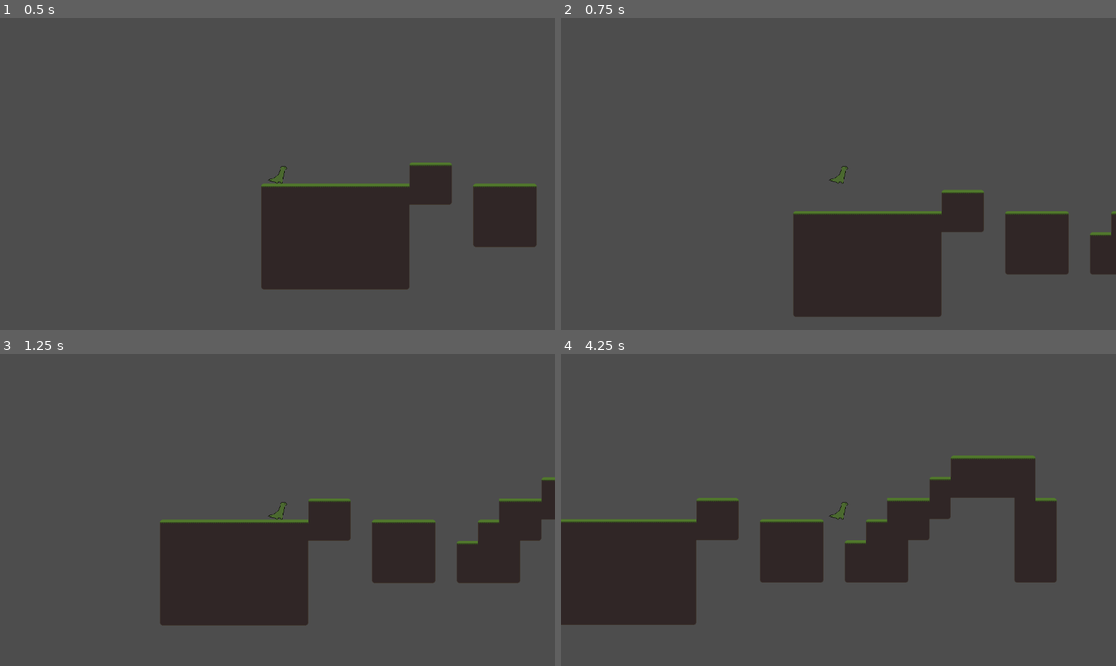
Above: before the commit, frames 1-4 (two rows, left to right).
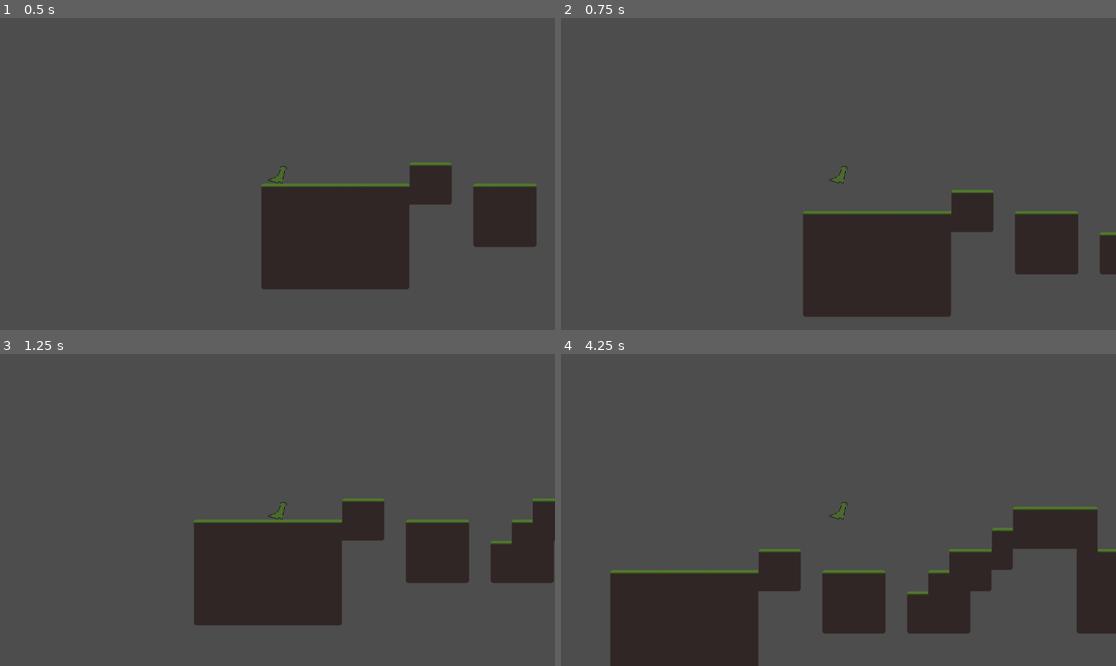
Above: after the commit, the same moments.

Repository: Maxwell-L-hack/Summer_Reading_2026
Game: Godot game, scene res://main.tscn
The game is run twice, just before and just after one commit, with the same random seed, the same clock (stepped at 60 frames per second) and the same inputs.
Inputs:
- Up to frame 1 (0.5 s): no input
- Up to frame 2 (0.75 s): tap Enter (ui_accept) at 0.5 s; hold D (ui_right) from 0.53 s (still down); tap Alt at 0.6 s
- Up to frame 3 (1.25 s): keep holding D (ui_right); tap Enter (ui_accept) at 0.77 s
- Up to frame 4 (4.25 s): tap Shift at 1.35, 2.85 s; tap Enter (ui_accept) at 1.52, 3.02, 3.77 s; release D (ui_right) at 2.03 s; hold A (ui_left) 2.03-2.78 s; tap Alt at 2.1, 3.6 s; hold D (ui_right) from 2.78 s (still down)

Frame 1 is identical in both runs. In frame 2, 2.4% of the frame differs, in the area x 41-100%, y 55-96%; in frame 3, 9.6%; in frame 4, 29%, in the area x 0-100%, y 32-100%.

Commit message:
Added dino_game and subfiles

Diff:
--- a/dino_game/main.tscn
+++ b/dino_game/main.tscn
@@ -138,7 +138,7 @@
 texture_filter = 1
 
 [node name="TileMapLayer" type="TileMapLayer" parent="." unique_id=1653717596]
-tile_map_data = PackedByteArray("AAABAAEAAAAAAAEAAAACAAEAAAA …(1168 unchanged characters)… BAAIAAAARAAIAAAACAAIAAAARAAEAAAACAAEAAAA=")
+tile_map_data = PackedByteArray("AAABAAEAAAAAAAEAAAACAAEAAAA …(1168 unchanged characters)… BAAIAAAARAAIAAAACAAIAAAARAAEAAAACAAEAAAAaAAAAAAABAAAAAAAaAAEAAAAAAAEAAAAbAAEAAAABAAEAAAAbAAIAAAABAAIAAAAcAAIAAAACAAIAAAAaAAIAAAAAAAIAAAAcAAEAAAACAAEAAAAcAAAAAAACAAAAAAAbAAAAAAABAAAAAAA=")
 tile_set = SubResource("TileSet_epypp")
 
 [node name="Player" parent="." unique_id=609772560 instance=ExtResource("2_0xm2m")]
--- a/dino_game/player.gd
+++ b/dino_game/player.gd
@@ -1,7 +1,7 @@
 extends CharacterBody2D
 
 
-const SPEED = 300.0
+const SPEED = 200.0
 const JUMP_VELOCITY = -350.0
 
 
--- a/dino_game/project.godot
+++ b/dino_game/project.godot
@@ -12,7 +12,7 @@
 
 config/name="dino_game"
 run/main_scene="uid://dou1855y72atv"
-config/features=PackedStringArray("4.6", "GL Compatibility")
+config/features=PackedStringArray("4.7", "GL Compatibility")
 config/icon="res://icon.svg"
 
 [dotnet]
@@ -54,6 +54,4 @@
 [rendering]
 
 rendering_device/driver.windows="d3d12"
-renderer/rendering_method="gl_compatibility"
-renderer/rendering_method.mobile="gl_compatibility"
 textures/vram_compression/import_etc2_astc=true
Not shown, changed: dino_game/export_presets.cfg
Not shown, added: dino_game/addons/godot_super-wakatime/ouch-x86_64-pc-windows-msvc.exe
Not shown, removed: dino_game/game.html
Not shown, changed: dino_game/game.js
Not shown, changed: dino_game/game.pck
Not shown, changed: dino_game/game.wasm
